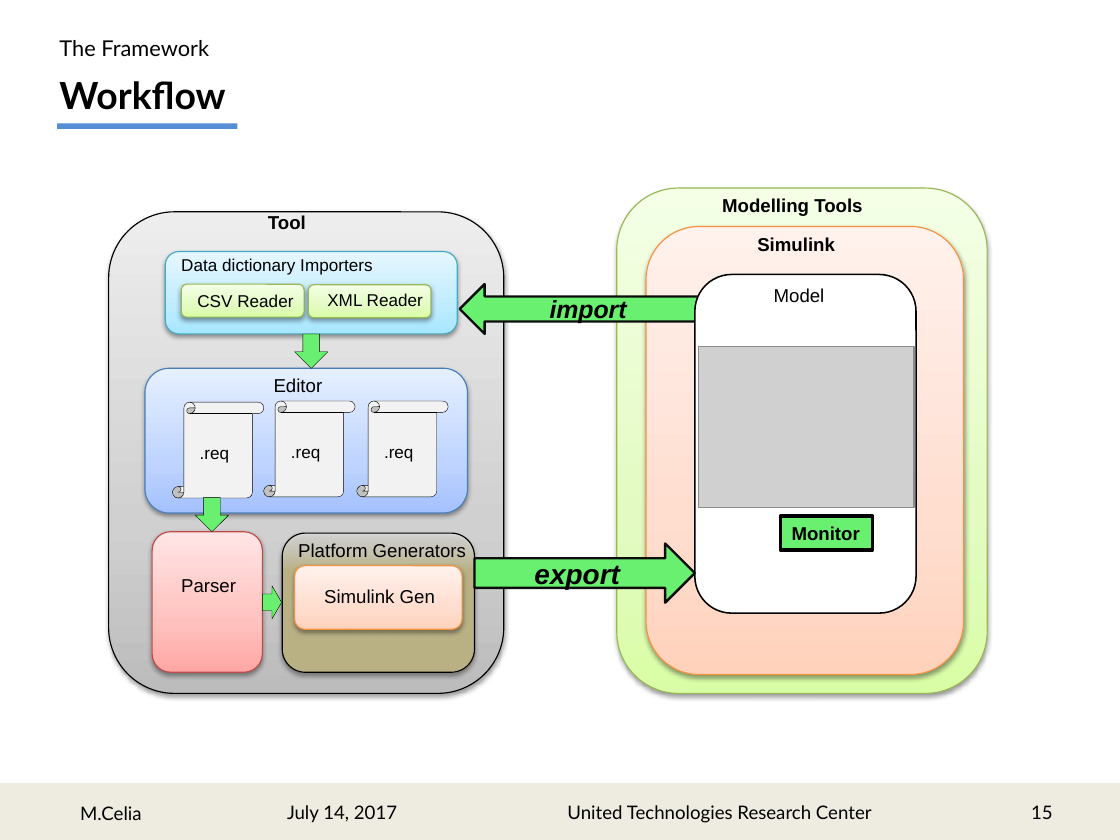
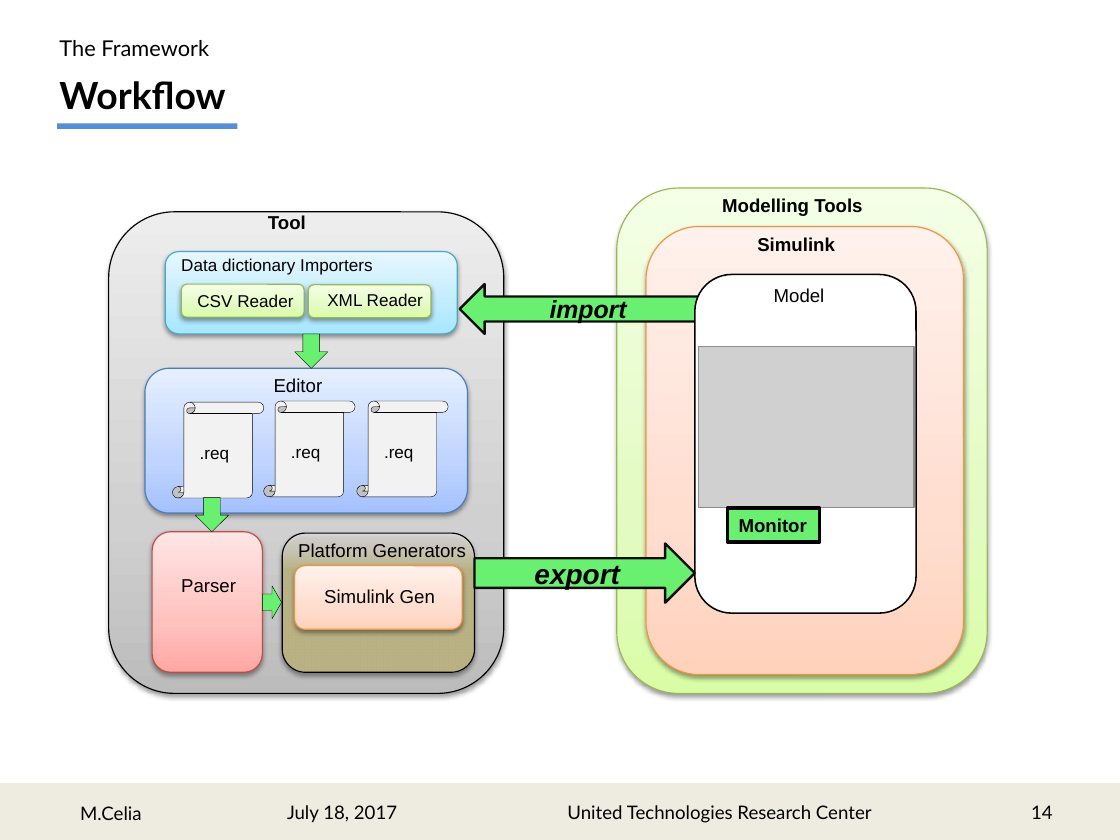
Before and after one commit to marcocelia/Master-Thesis, a slide deck: slide 14 of Presentation/RMpresentation_r1.pptx (slide 15 before the commit). Drawn at 1120x840 pixels with LibreOffice and Linux fonts; fonts in the diff are those of the drawing; grey boxes stand for pictures. Boxes give left, top, right and bottom in pixels: in the first picture for what was removed or moved away, otherwise in the second. Text is boxed around its words. In the diff, an @@ line names an element or a change of style, - is before the commit and + after.

```diff
--- a/Presentation/RMpresentation_r1.pptx
+++ b/Presentation/RMpresentation_r1.pptx
@@ rectangle "Monitor" moved from (x1=781, y1=516, x2=872, y2=550) to (x1=728, y1=508, x2=820, y2=542) @@
@@ text at (x1=287, y1=805, x2=397, y2=823): text changed @@
-July 14, 2017
+July 18, 2017
@@ page number at (x1=1031, y1=805, x2=1053, y2=819): text changed @@
-15
+14
```
Also in this commit, not shown: 26 other slides changed, 2 slides removed, 3 other files.
